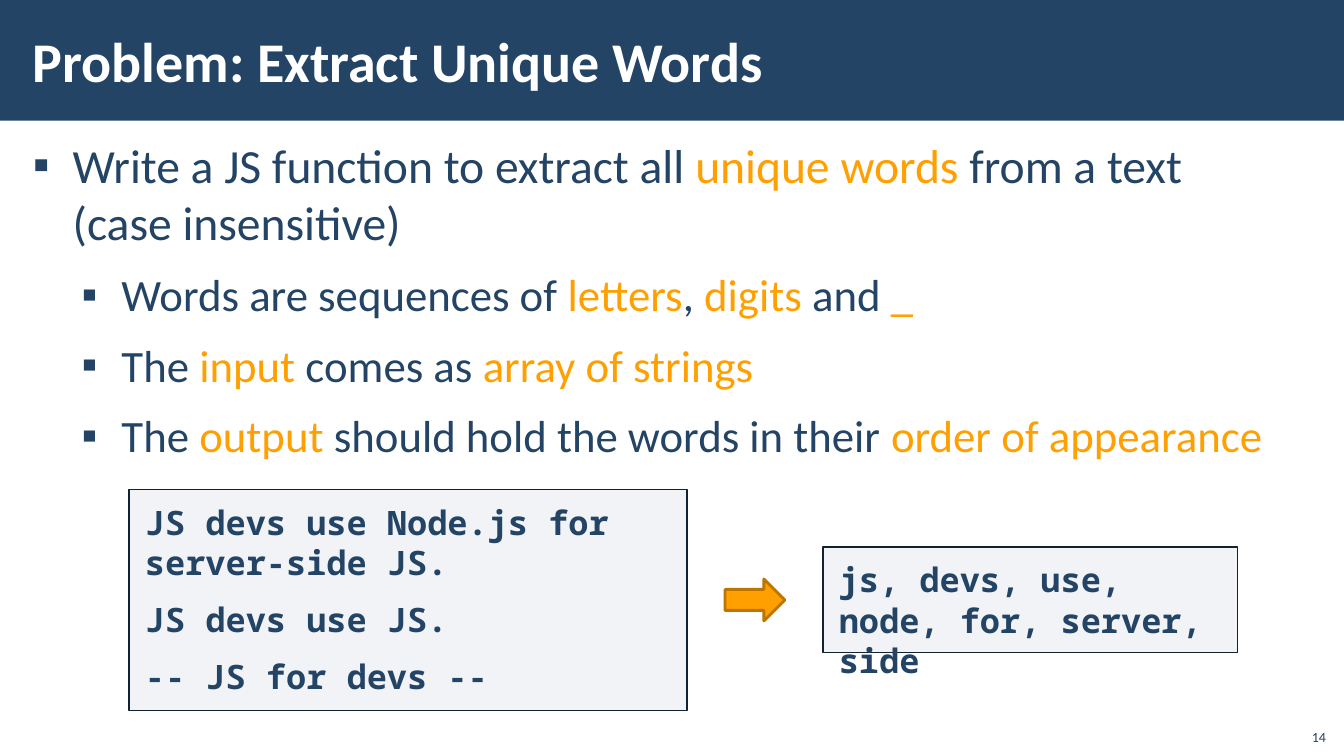
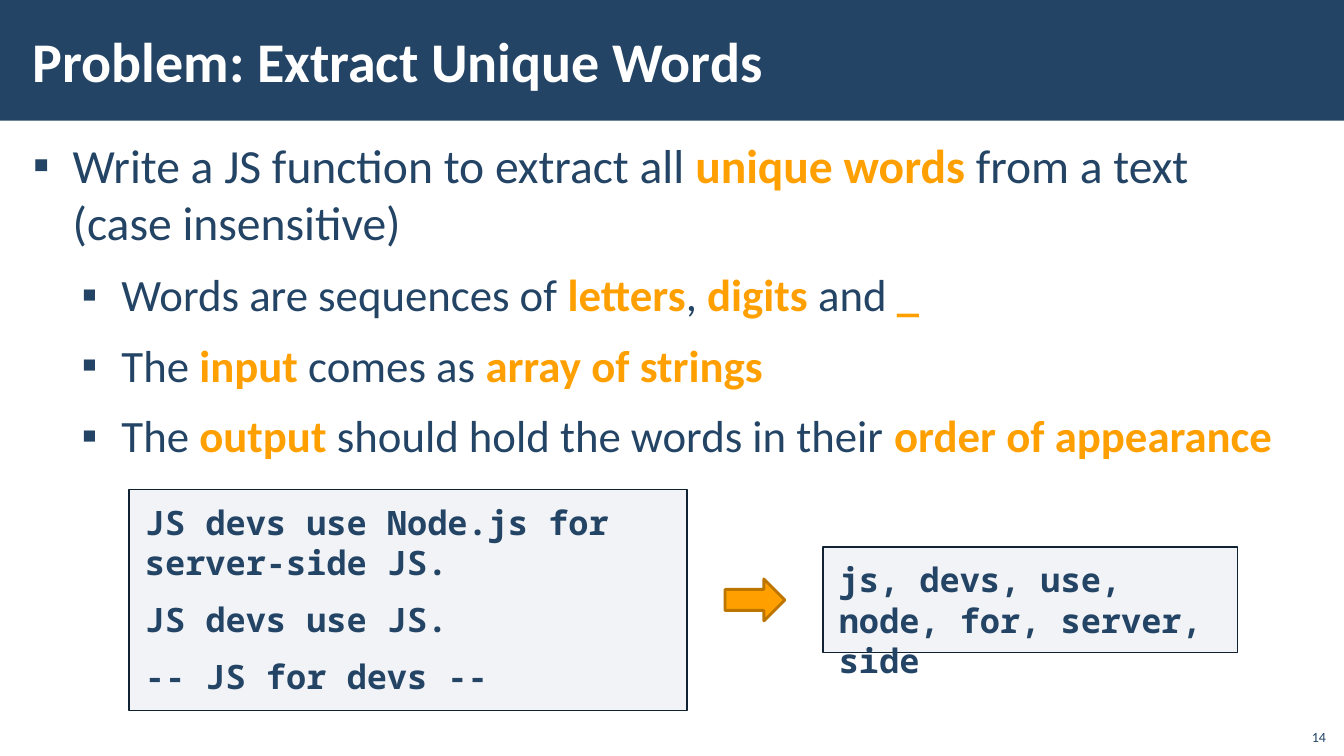
Before and after one commit to SoftUni/SoftUni-Course-Converter, a slide deck: slide 14 of Document-Templates/SoftUni-International-PowerPoint-Template-July-2020.pptx. Drawn at 1344x756 pixels with LibreOffice and Linux fonts; fonts in the diff are those of the drawing; background and template pictures are left out. Boxes give left, top, right and bottom in pixels: in the first picture for what was removed or moved away, otherwise in the second. Text is boxed around its words. In the diff, an @@ line names an element or a change of style, - is before the commit and + after.

```diff
--- a/Document-Templates/SoftUni-International-PowerPoint-Template-July-2020.pptx
+++ b/Document-Templates/SoftUni-International-PowerPoint-Template-July-2020.pptx
@@ text "Write a JS function to ..." at bbox=[73, 149, 1272, 459]: bold on in "unique words", "letters, digits _", "input array of strings", "output order of appearance" @@
```
Also in this commit, not shown: 7 other slides changed, 1 other file.
